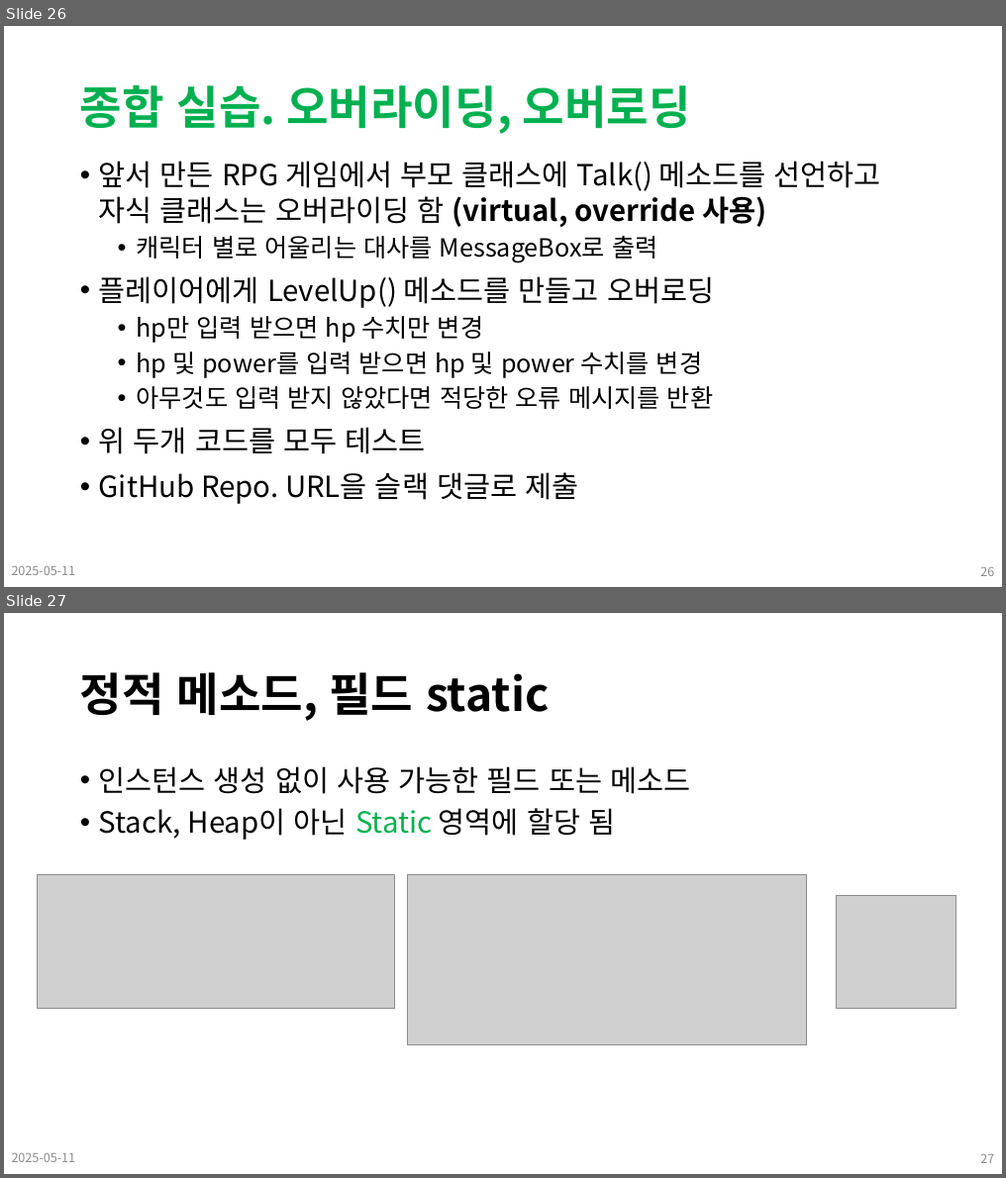
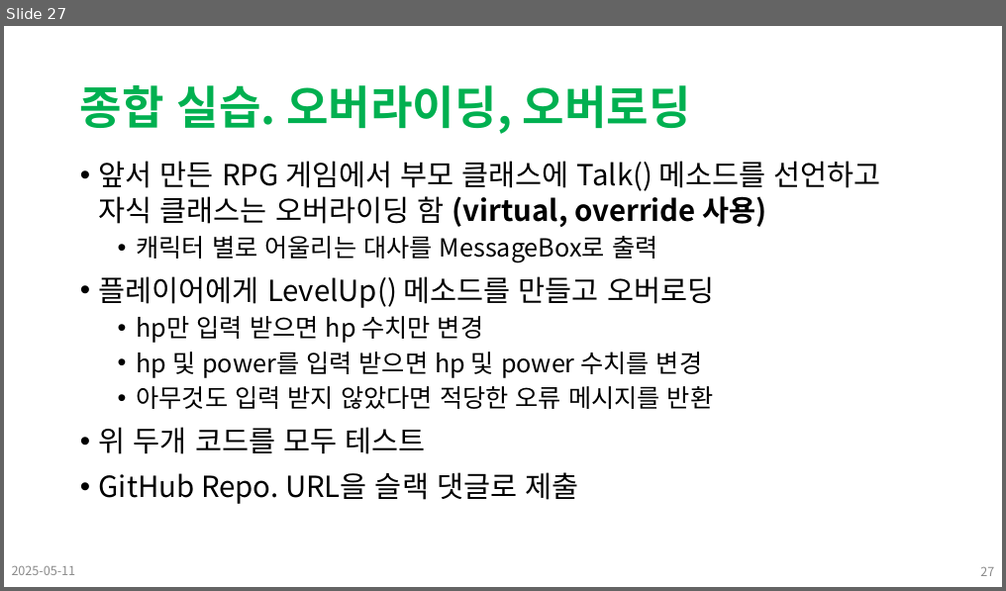
Before and after one commit to Leader-Lesson/KDT_SF_Short_5th, a slide deck: material/12_CSharp_심화문법 (상속).pptx. Shown one above the other, each under a label of ours: slides 26 and 27 before the commit, slide 27 after it. The pictures are 1006x1178 and 1006x591 pixels, drawn with LibreOffice and Linux fonts; fonts in the diff are those of the drawing; grey boxes stand for pictures; background and template pictures are left out. Boxes give left, top, right and bottom in pixels: in the first picture for what was removed or moved away, otherwise in the second. Text is boxed around its words. In the diff, an @@ line names an element or a change of style, - is before the commit and + after.

```diff
--- a/material/12_CSharp_심화문법 (상속).pptx
+++ b/material/12_CSharp_심화문법 (상속).pptx
@@ slide 27 removed at (x1=4, y1=613, x2=1002, y2=1174), background #FFFFFF @@
@@ title removed at (x1=80, y1=672, x2=548, y2=721) @@
-정적 메소드, 필드 static
@@ text removed at (x1=99, y1=766, x2=690, y2=840) @@
-• 인스턴스 생성 없이 사용 가능한 필드 또는 메소드
-• Stack, Heap이 아닌 Static 영역에 할당 됨
@@ picture removed at (x1=37, y1=875, x2=394, y2=1009) @@
@@ picture removed at (x1=408, y1=875, x2=807, y2=1046) @@
@@ picture removed at (x1=837, y1=896, x2=956, y2=1009) @@
@@ text removed at (x1=12, y1=1154, x2=76, y2=1162) @@
-2025-05-11
@@ page number removed at (x1=980, y1=1155, x2=994, y2=1163) @@
-27
@@ what was slide 26 is now slide 27 @@
@@ page number at (x1=980, y1=568, x2=994, y2=576): text changed @@
-26
+27
```
Also in this commit, not shown: 1 slide changed, 1 slide added, 9 other slides removed, 5 other files.
